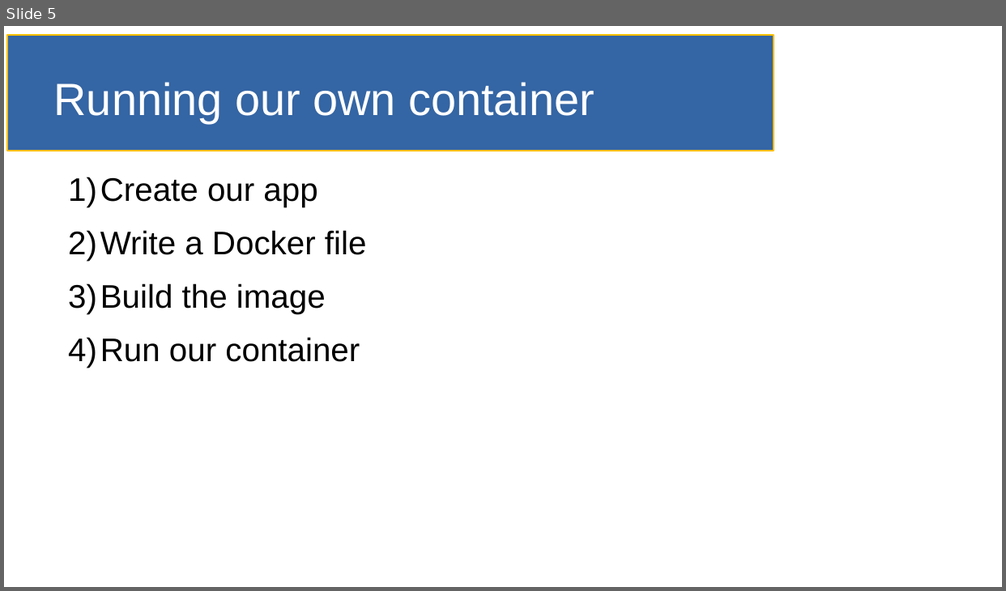
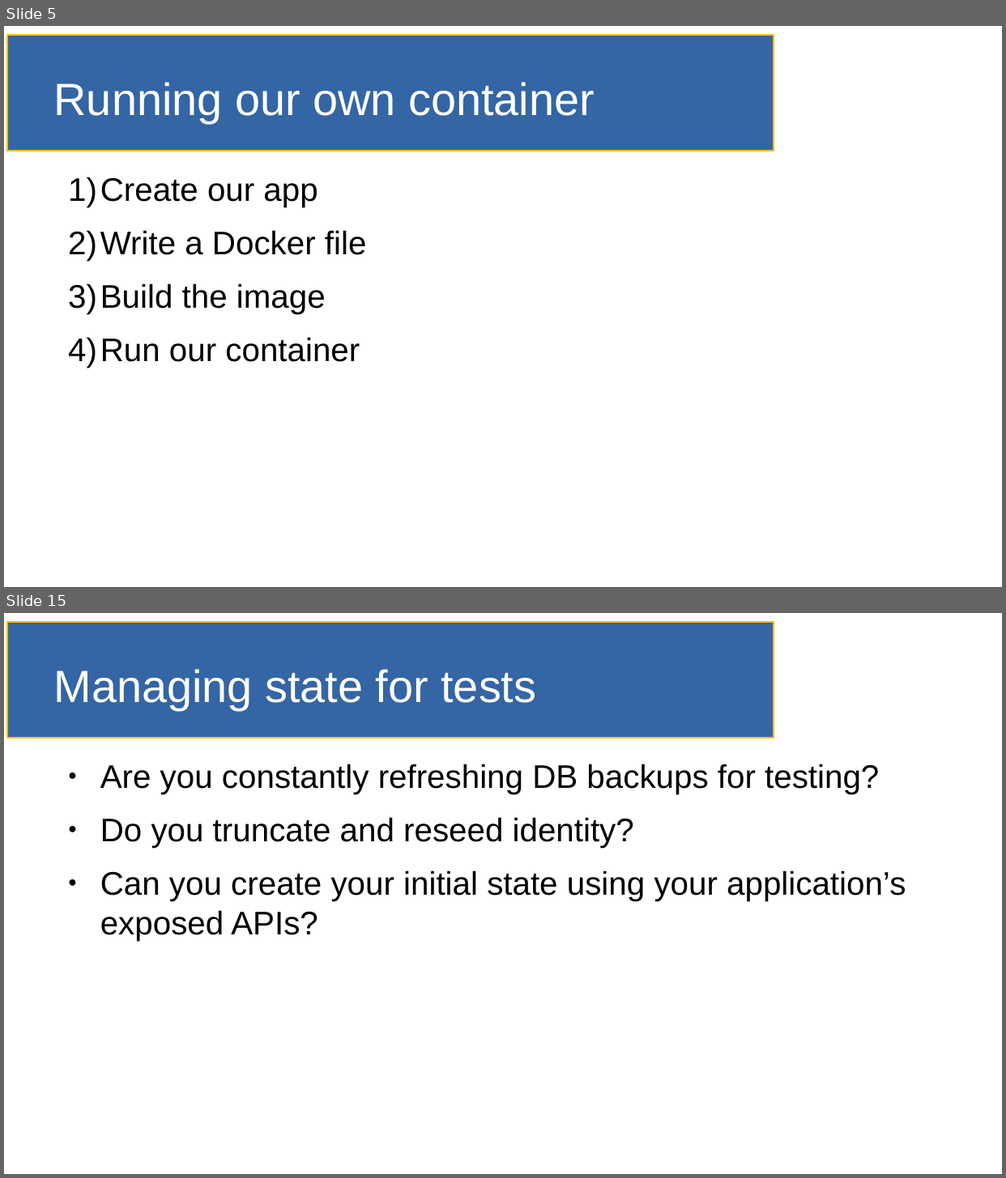
Before and after one commit to SmithE65/Containerizing, a slide deck: doc/slides.odp. Shown one above the other, each under a label of ours: slide 5 before the commit, slides 5 and 15 after it; the slides between them are not shown. The pictures are 1006x591 and 1006x1178 pixels, drawn with LibreOffice and Linux fonts; fonts in the diff are those of the drawing. Boxes give left, top, right and bottom in pixels: in the first picture for what was removed or moved away, otherwise in the second. Text is boxed around its words. In the diff, an @@ line names an element or a change of style, - is before the commit and + after.

```diff
--- a/doc/slides.odp
+++ b/doc/slides.odp
@@ slide 15 added at bbox=[4, 613, 1002, 1174], background #FFFFFF; not listed: 1 template element that a slide beside it also shows @@
@@ title added at bbox=[54, 669, 537, 710], 36 pt, text #FFFFFF @@
+Managing state for tests
@@ text added at bbox=[100, 764, 906, 941], 26 pt, text #000000 @@
+● Are you constantly refreshing DB backups for testing?
+● Do you truncate and reseed identity?
+● Can you create your initial state using your application’s exposed APIs?
```
Also in this commit, not shown: 3 slides changed, 9 other slides added, 2 slides removed, 1 other file.
